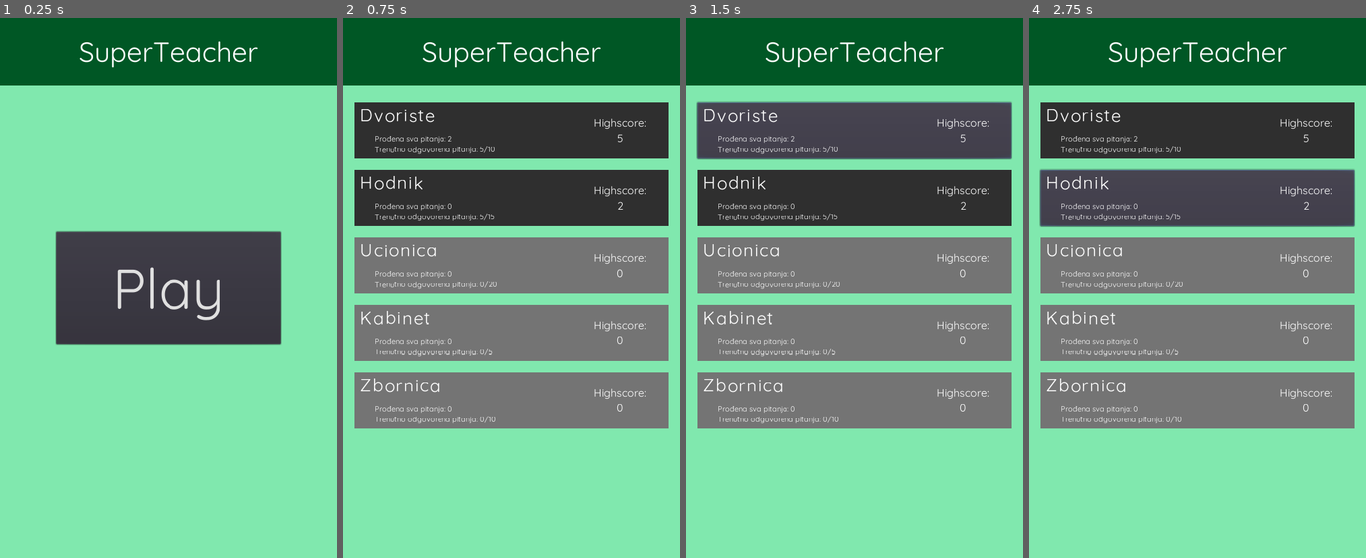
Above: before the commit, frames 1-4 (left to right).
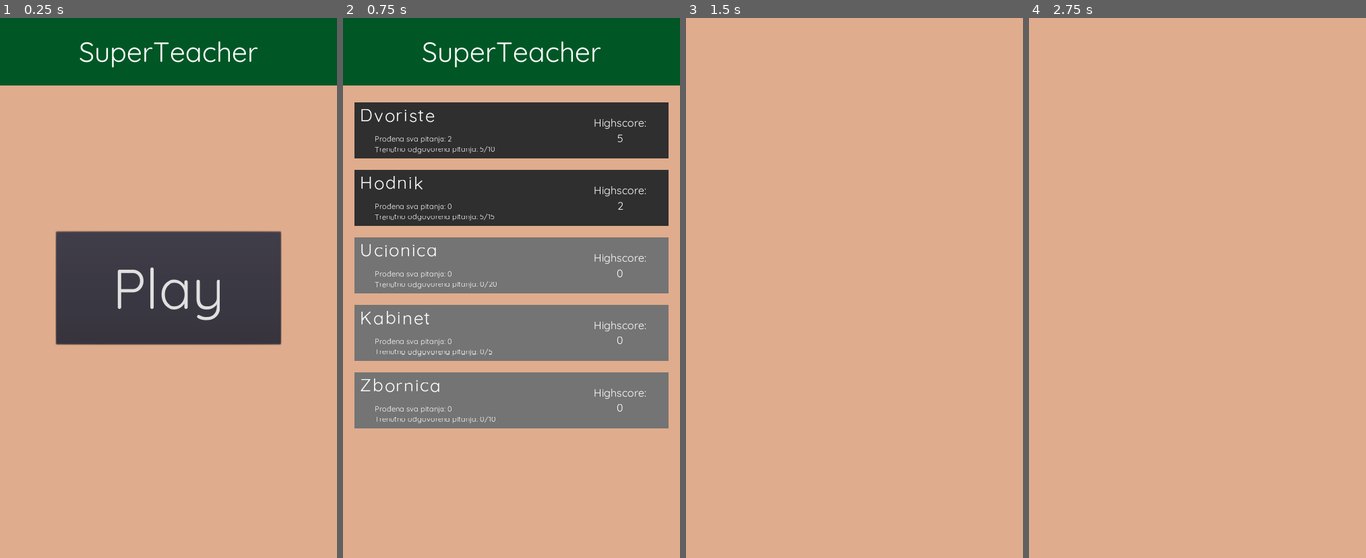
Above: after the commit, the same moments.

Repository: amalija-ramljak/superteacher
Game: Godot game, scene res://scenes/Entry.tscn
Same seed, same stepped clock (60 frames per second), same inputs: the game is played once before the commit and once after it.
Inputs (mouse positions are in pixels of both pictures, inside the frame that each line leads up to):
- Up to frame 1 (0.25 s): no input
- Up to frame 2 (0.75 s): click "Play" at 0.5 s
- Up to frame 3 (1.5 s): click (854, 131) at 1.25 s
- Up to frame 4 (2.75 s): click (1197, 196) at 2.02 s

The runs differ from the first frame. In frame 1, 74% of the frame differs, in the area x 0-100%, y 12-100%; in frame 2, 39%; in frame 3, 100%, in the area x 0-100%, y 0-100%; in frame 4, 100%.

Commit message:
Created mock levels, mock fields, and level opens on levelselector click

Diff:
--- a/Main.gd
+++ b/Main.gd
@@ -1,6 +1,7 @@
 extends Control
 
 export (PackedScene) var LevelSelector
+var level_scene
 
 # prepare level list, all user data...
 func _ready():
@@ -15,13 +16,20 @@
 		level_selector.set_highscore(levels[level].highscore)
 		level_selector.set_progress(levels[level].full_runs, levels[level].current, levels[level].total)
 		level_selector.rect_position.y += i * 120
+		level_selector.connect("button_up", self, "on_level_selected", [level_selector.level_name])
 		if (!levels.playable.has(level)):
 			level_selector.disabled = true
 		i += 1
 
-func load(var path):
+func load(path):
 	var file = File.new()
 	file.open(path, File.READ)
 	var content = file.get_as_text()
 	file.close()
 	return content
+
+func on_level_selected(level_name):
+	var path = "res://leveldata/scenes/%s.tscn" % level_name
+	self.level_scene = load(path)
+	print(level_name)
+	get_tree().change_scene_to(level_scene)
--- /dev/null
+++ b/leveldata/scenes/Dvoriste.tscn
@@ -0,0 +1,8 @@
+[gd_scene format=2]
+
+[node name="Dvoriste" type="Control"]
+anchor_right = 1.0
+anchor_bottom = 1.0
+__meta__ = {
+"_edit_use_anchors_": false
+}
--- /dev/null
+++ b/leveldata/scenes/Hodnik.tscn
@@ -0,0 +1,71 @@
+[gd_scene load_steps=5 format=2]
+
+[ext_resource path="res://scenes/components/LevelField.tscn" type="PackedScene" id=1]
+[ext_resource path="res://scenes/components/InGameScore.tscn" type="PackedScene" id=2]
+[ext_resource path="res://scenes/components/SituationField.tscn" type="PackedScene" id=3]
+[ext_resource path="res://leveldata/scenes/scripts/Hodnik.gd" type="Script" id=4]
+
+[node name="Hodnik" type="Control"]
+anchor_right = 1.0
+anchor_bottom = 1.0
+margin_left = -1.29236
+margin_top = 1.29235
+margin_right = -1.29236
+margin_bottom = 1.29236
+script = ExtResource( 4 )
+__meta__ = {
+"_edit_use_anchors_": false
+}
+
+[node name="01" parent="." instance=ExtResource( 1 )]
+position = Vector2( 492.387, 852.954 )
+
+[node name="02" parent="." instance=ExtResource( 1 )]
+position = Vector2( 448.447, 766.366 )
+
+[node name="03" parent="." instance=ExtResource( 1 )]
+position = Vector2( 355.397, 737.934 )
+
+[node name="04" parent="." instance=ExtResource( 1 )]
+position = Vector2( 254.594, 746.981 )
+
+[node name="05" parent="." instance=ExtResource( 3 )]
+position = Vector2( 195.145, 756.027 )
+
+[node name="06" parent="." instance=ExtResource( 1 )]
+position = Vector2( 80.1259, 643.592 )
+
+[node name="07" parent="." instance=ExtResource( 1 )]
+position = Vector2( 108.558, 527.281 )
+
+[node name="08" parent="." instance=ExtResource( 1 )]
+position = Vector2( 210.654, 506.603 )
+
+[node name="09" parent="." instance=ExtResource( 3 )]
+position = Vector2( 356.69, 551.835 )
+
+[node name="10" parent="." instance=ExtResource( 1 )]
+position = Vector2( 416.138, 529.865 )
+
+[node name="11" parent="." instance=ExtResource( 1 )]
+position = Vector2( 452.324, 420.015 )
+
+[node name="12" parent="." instance=ExtResource( 1 )]
+position = Vector2( 357.982, 339.889 )
+
+[node name="13" parent="." instance=ExtResource( 3 )]
+position = Vector2( 285.61, 368.321 )
+
+[node name="14" parent="." instance=ExtResource( 1 )]
+position = Vector2( 149.913, 306.288 )
+
+[node name="15" parent="." instance=ExtResource( 1 )]
+position = Vector2( 85.2954, 224.87 )
+
+[node name="16" parent="." instance=ExtResource( 1 )]
+position = Vector2( 129.235, 131.82 )
+
+[node name="17" parent="." instance=ExtResource( 1 )]
+position = Vector2( 233.916, 111.142 )
+
+[node name="InGameScore" parent="." instance=ExtResource( 2 )]
--- /dev/null
+++ b/leveldata/scenes/scripts/Dvoriste.gd
@@ -0,0 +1,16 @@
+extends Control
+
+
+# Declare member variables here. Examples:
+# var a = 2
+# var b = "text"
+
+
+# Called when the node enters the scene tree for the first time.
+func _ready():
+	pass # Replace with function body.
+
+
+# Called every frame. 'delta' is the elapsed time since the previous frame.
+#func _process(delta):
+#	pass
--- /dev/null
+++ b/leveldata/scenes/scripts/Hodnik.gd
@@ -0,0 +1,17 @@
+extends Control
+
+
+# Declare member variables here. Examples:
+# var a = 2
+# var b = "text"
+
+
+# Called when the node enters the scene tree for the first time.
+func _ready():
+	# load data from its file - question list! and also load user stuff
+	pass # Replace with function body.
+
+
+# Called every frame. 'delta' is the elapsed time since the previous frame.
+#func _process(delta):
+#	pass
--- a/project.godot
+++ b/project.godot
@@ -28,5 +28,5 @@
 
 [rendering]
 
-environment/default_clear_color=Color( 0.505882, 0.913725, 0.686275, 1 )
+environment/default_clear_color=Color( 0.878431, 0.678431, 0.556863, 1 )
 environment/default_environment="res://default_env.tres"
--- /dev/null
+++ b/scenes/components/InGameScore.tscn
@@ -0,0 +1,19 @@
+[gd_scene load_steps=3 format=2]
+
+[ext_resource path="res://fonts/QuickSand/Quicksand-Regular.ttf" type="DynamicFontData" id=1]
+
+[sub_resource type="DynamicFont" id=1]
+size = 40
+font_data = ExtResource( 1 )
+
+[node name="InGameScore" type="Label"]
+margin_right = 600.0
+margin_bottom = 120.0
+rect_pivot_offset = Vector2( -866.825, -31.6442 )
+custom_fonts/font = SubResource( 1 )
+text = "Bodovi: 0"
+align = 1
+valign = 1
+__meta__ = {
+"_edit_use_anchors_": false
+}
--- /dev/null
+++ b/scenes/components/LevelField.tscn
@@ -0,0 +1,10 @@
+[gd_scene load_steps=2 format=2]
+
+[ext_resource path="res://visuals/images/smallcircle.png" type="Texture" id=1]
+
+[node name="LevelField" type="Node2D"]
+
+[node name="Sprite" type="Sprite" parent="."]
+position = Vector2( 42.7212, 42.7233 )
+scale = Vector2( 0.25, 0.25 )
+texture = ExtResource( 1 )
--- a/scenes/components/LevelSelector.gd
+++ b/scenes/components/LevelSelector.gd
@@ -1,12 +1,13 @@
 extends Button
 
-
+var level_name
 # Called when the node enters the scene tree for the first time.
 func _ready():
 	pass # Replace with function body.
 
 func set_name(var name):
 	$LevelSelectorContainer/LevelInfoContainer/LevelNameLabel.text = " %s" % name
+	self.level_name = name
 
 func set_progress(var full_runs, var current, var total):
 	var progress_text = "          Prođena sva pitanja: %s\n          Trenutno odgovorena pitanja: %s/%s"
--- /dev/null
+++ b/scenes/components/SituationField.tscn
@@ -0,0 +1,9 @@
+[gd_scene load_steps=2 format=2]
+
+[ext_resource path="res://visuals/images/smallstar.png" type="Texture" id=1]
+
+[node name="SituationField" type="Node2D"]
+
+[node name="Sprite" type="Sprite" parent="."]
+scale = Vector2( 0.25, 0.25 )
+texture = ExtResource( 1 )
Not shown: 5 places in scenes/components/LevelSelector.tscn that only renumber resources
Binary file added: visuals/images/smallcircle.png
Not shown, added: visuals/images/smallcircle.png.import
Binary file added: visuals/images/smallstar.png
Not shown, added: visuals/images/smallstar.png.import
